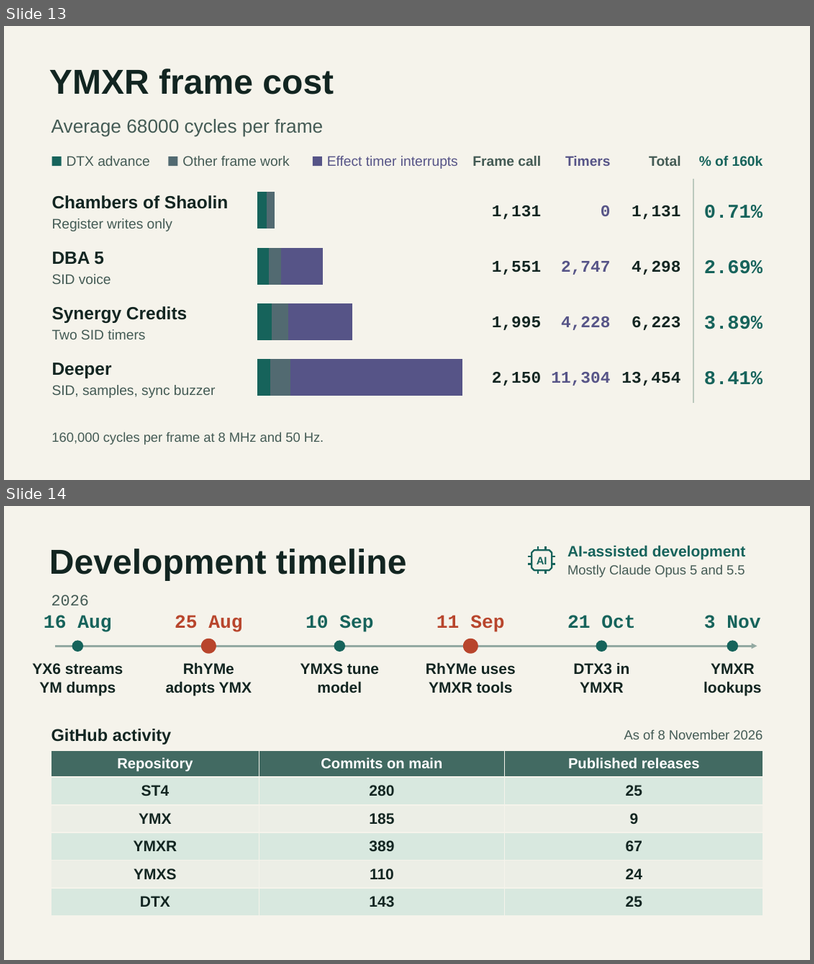
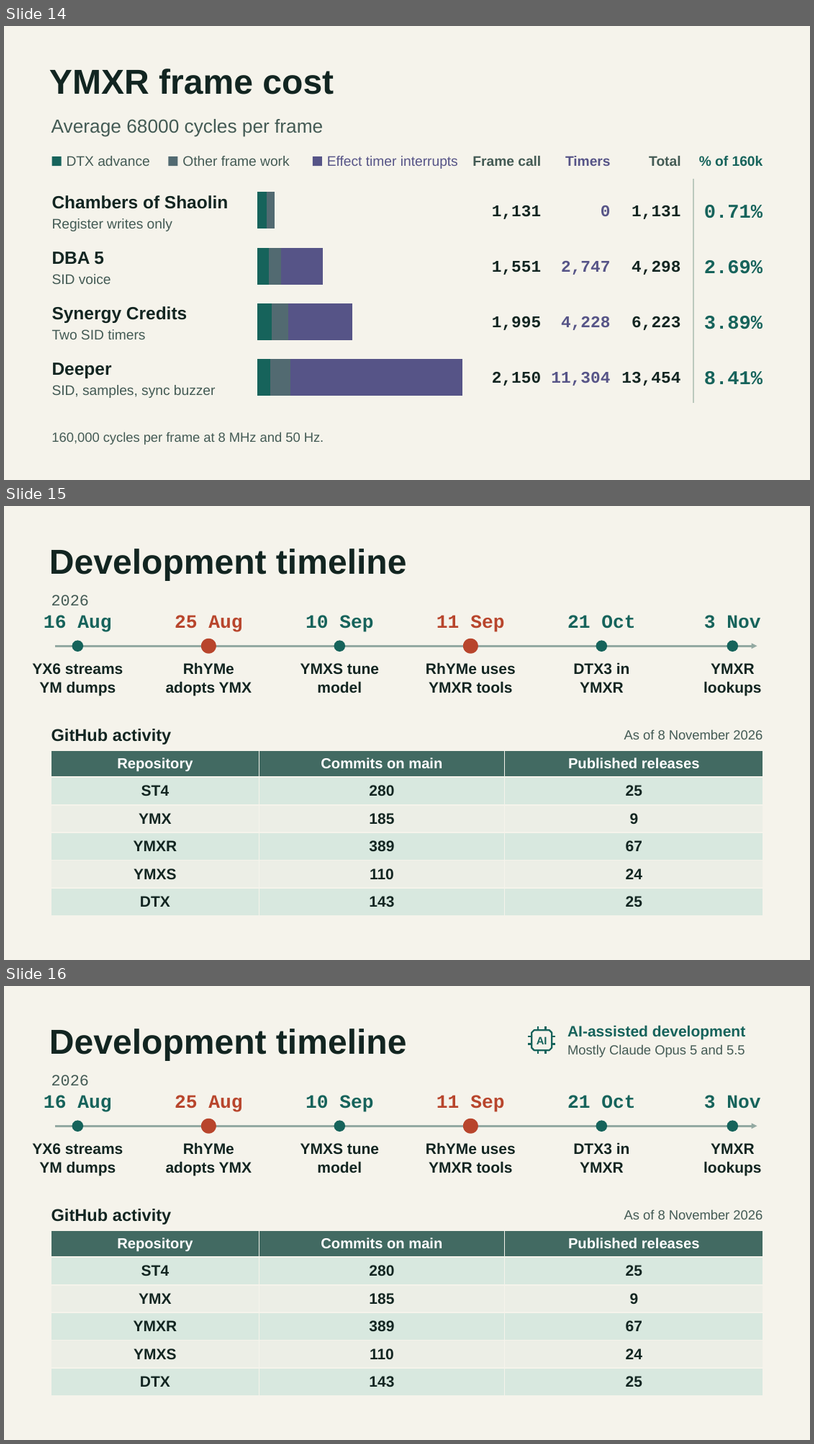
Before and after one commit to odipar/YMX, a slide deck: doc/presentations/silly_venture/main.pptx. Shown one above the other, each under a label of ours: slides 13 and 14 before the commit, slides 14, 15 and 16 after it. The pictures are 814x964 and 814x1444 pixels, drawn with LibreOffice and Linux fonts; fonts in the diff are those of the drawing; background and template pictures are left out. Boxes give left, top, right and bottom in pixels: in the first picture for what was removed or moved away, otherwise in the second. Text is boxed around its words. In the diff, an @@ line names an element or a change of style, - is before the commit and + after.

```diff
--- a/doc/presentations/silly_venture/main.pptx
+++ b/doc/presentations/silly_venture/main.pptx
@@ slide 15 added at (x1=4, y1=506, x2=810, y2=960), background picture (left out) @@
@@ text added at (x1=49, y1=548, x2=407, y2=581), 41.2 pt, text #122521, bold @@
+Development timeline
@@ text added at (x1=52, y1=595, x2=89, y2=605), 18.8 pt, text #435A54 @@
+2026
@@ text added at (x1=44, y1=615, x2=111, y2=632), 22.5 pt, text #16635B, bold @@
+16 Aug
@@ text added at (x1=175, y1=615, x2=242, y2=632), 22.5 pt, text #B8452C, bold @@
+25 Aug
@@ text added at (x1=306, y1=615, x2=373, y2=632), 22.5 pt, text #16635B, bold @@
+10 Sep
@@ text added at (x1=437, y1=615, x2=504, y2=632), 22.5 pt, text #B8452C, bold @@
+11 Sep
@@ text added at (x1=568, y1=615, x2=635, y2=628), 22.5 pt, text #16635B, bold @@
+21 Oct
@@ text added at (x1=705, y1=615, x2=761, y2=628), 22.5 pt, text #16635B, bold @@
+3 Nov
@@ arrow added from (55, 646) to (758, 646), #93A9A2 2.25 pt @@
@@ ellipse added at (x1=72, y1=641, x2=83, y2=651), fill #16635B @@
@@ ellipse added at (x1=201, y1=638, x2=216, y2=654), fill #B8452C @@
@@ ellipse added at (x1=334, y1=641, x2=346, y2=651), fill #16635B @@
@@ ellipse added at (x1=463, y1=638, x2=478, y2=654), fill #B8452C @@
@@ ellipse added at (x1=597, y1=641, x2=608, y2=651), fill #16635B @@
@@ ellipse added at (x1=728, y1=641, x2=739, y2=651), fill #16635B @@
@@ text added at (x1=32, y1=663, x2=124, y2=674), 18 pt, text #122521, bold @@
+YX6 streams
@@ text added at (x1=183, y1=662, x2=234, y2=674), 18 pt, text #122521, bold @@
+RhYMe
@@ text added at (x1=301, y1=663, x2=379, y2=674), 18 pt, text #122521, bold @@
+YMXS tune
@@ text added at (x1=426, y1=662, x2=516, y2=674), 18 pt, text #122521, bold @@
+RhYMe uses
@@ text added at (x1=574, y1=662, x2=630, y2=674), 18 pt, text #122521, bold @@
+DTX3 in
@@ text added at (x1=711, y1=663, x2=755, y2=674), 18 pt, text #122521, bold @@
+YMXR
@@ text added at (x1=39, y1=681, x2=116, y2=696), 18 pt, text #122521, bold @@
+YM dumps
@@ text added at (x1=166, y1=681, x2=252, y2=696), 18 pt, text #122521, bold @@
+adopts YMX
@@ text added at (x1=317, y1=681, x2=362, y2=693), 18 pt, text #122521, bold @@
+model
@@ text added at (x1=429, y1=681, x2=513, y2=693), 18 pt, text #122521, bold @@
+YMXR tools
@@ text added at (x1=580, y1=682, x2=624, y2=692), 18 pt, text #122521, bold @@
+YMXR
@@ text added at (x1=704, y1=681, x2=761, y2=696), 18 pt, text #122521, bold @@
+lookups
@@ text added at (x1=52, y1=728, x2=171, y2=744), 20.2 pt, text #122521, bold @@
+GitHub activity
@@ text added at (x1=625, y1=729, x2=763, y2=739), 15.8 pt, text #435A54 @@
+As of 8 November 2026
@@ table added at (x1=52, y1=750, x2=764, y2=916), 6 rows, 3 columns @@
+Repository | Commits on main | Published releases
+ST4 | 280 | 25
+YMX | 185 | 9
+YMXR | 389 | 67
+YMXS | 110 | 24
+DTX | 143 | 25
@@ what was slide 13 is now slide 14 @@
@@ what was slide 14 is now slide 16 @@
```
Also in this commit, not shown: 1 slide changed, 1 other slide added, 8 other files.
